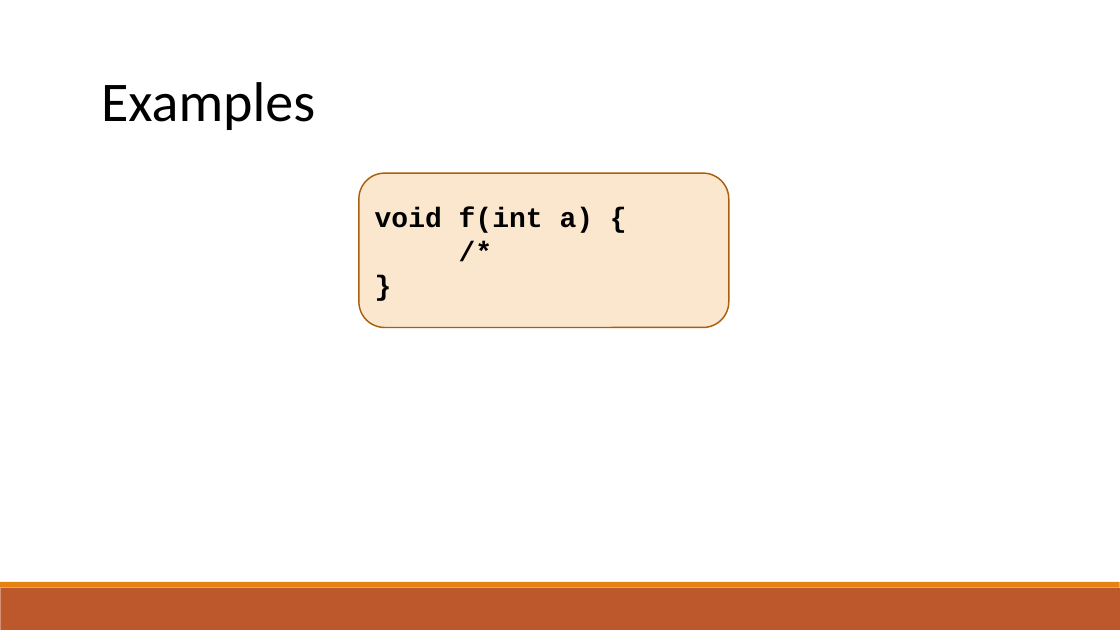
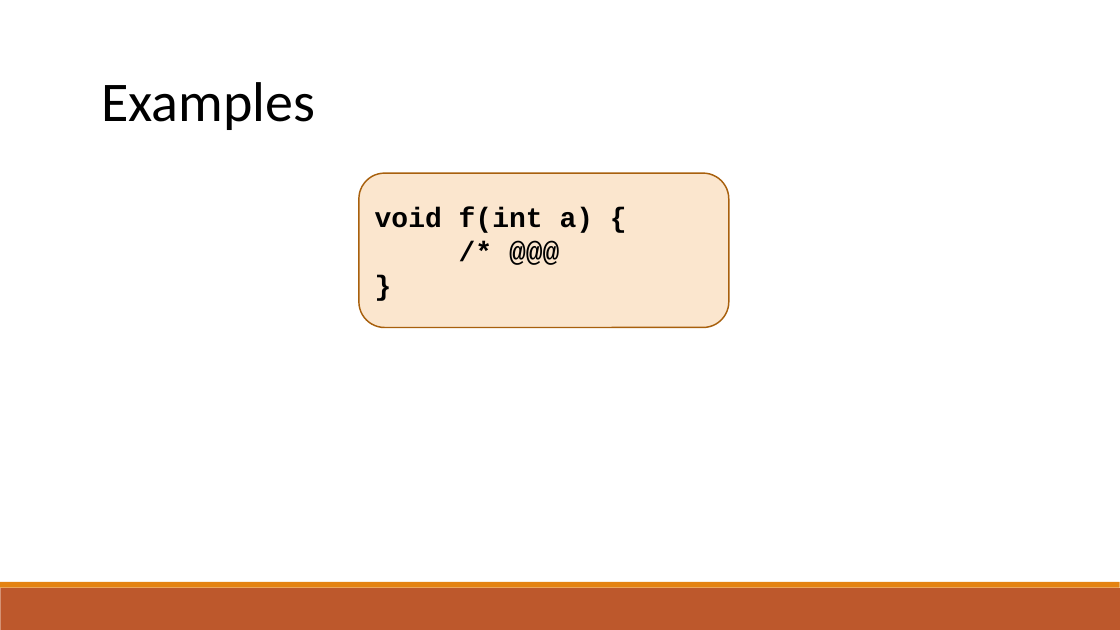
Before and after one commit to raghadzeidan/COMPILATION_TAU_FOR_STUDENTS, a slide deck: slide 49 of new_slides/lexical_analysis.pptx. Drawn at 1120x630 pixels with LibreOffice and Linux fonts; fonts in the diff are those of the drawing. Boxes give left, top, right and bottom in pixels: in the first picture for what was removed or moved away, otherwise in the second. Text is boxed around its words. In the diff, an @@ line names an element or a change of style, - is before the commit and + after.

```diff
--- a/new_slides/lexical_analysis.pptx
+++ b/new_slides/lexical_analysis.pptx
@@ text in rounded rectangle at [359,173,728,328]: text changed @@
-/*
+/* @@@
```
Also in this commit, not shown: 3 other slides changed, 4 slides added, 1 other file.
